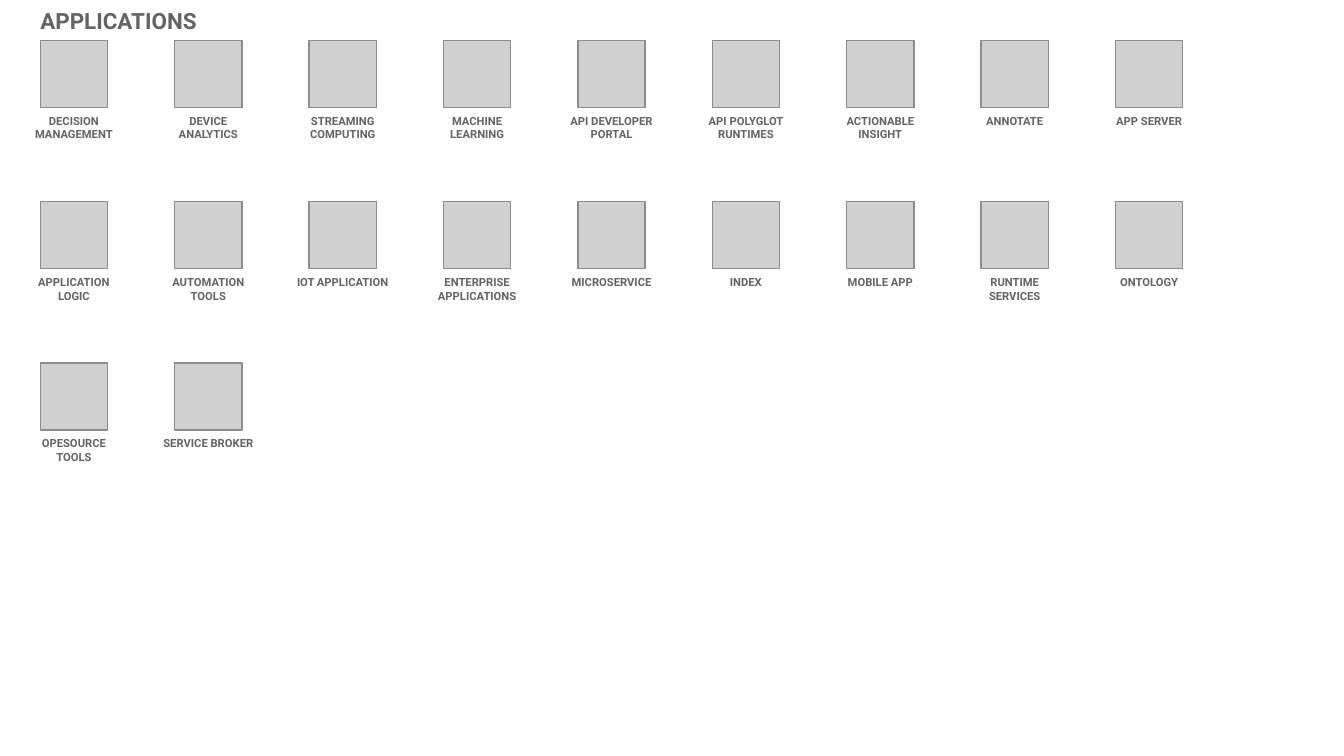
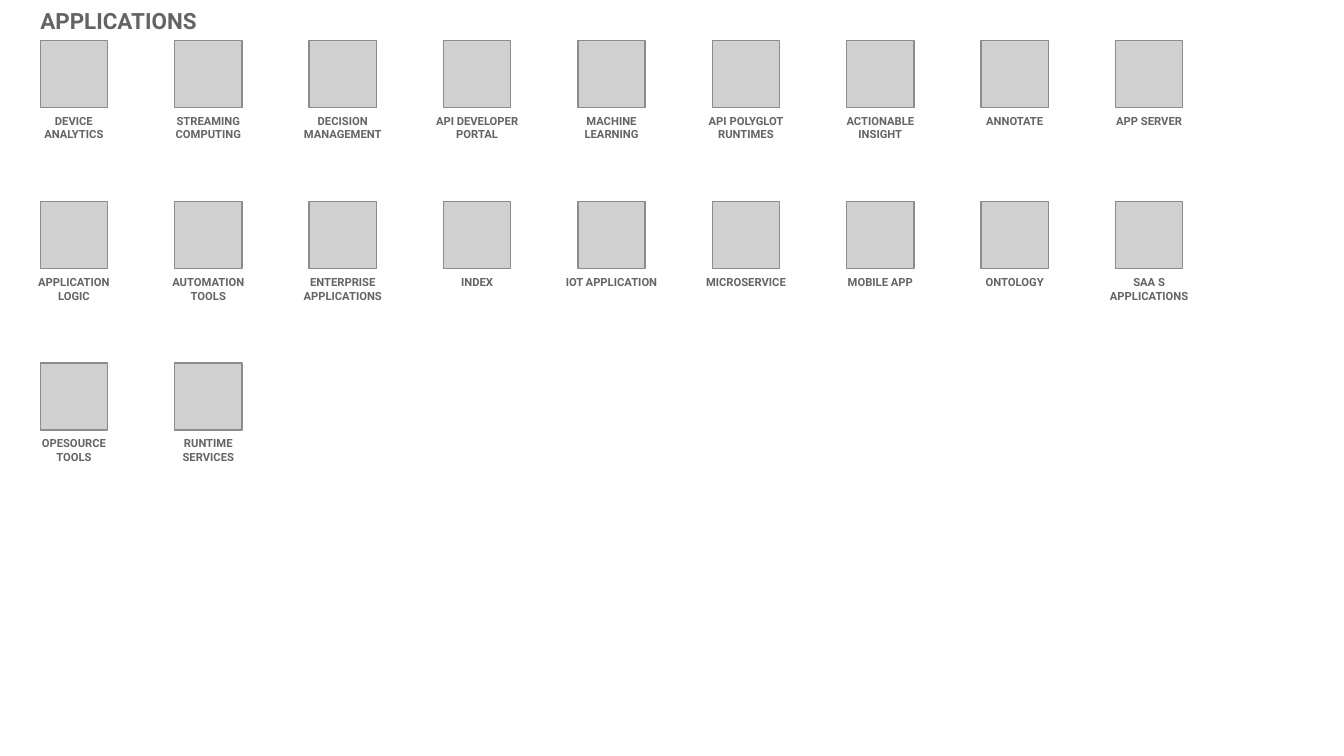
Before and after one commit to l2fprod/myarchitecture, a slide deck: slide 14 of mycatalog-architecture-diagram-template.pptx. Drawn at 1344x756 pixels with LibreOffice and Linux fonts; fonts in the diff are those of the drawing; grey boxes stand for pictures. Boxes give left, top, right and bottom in pixels: in the first picture for what was removed or moved away, otherwise in the second. Text is boxed around its words. In the diff, an @@ line names an element or a change of style, - is before the commit and + after.

```diff
--- a/mycatalog-architecture-diagram-template.pptx
+++ b/mycatalog-architecture-diagram-template.pptx
@@ text "DECISION MANAGEMENT" moved from (x1=35, y1=117, x2=113, y2=138) to (x1=304, y1=117, x2=382, y2=138) @@
@@ text "MACHINE LEARNING" moved from (x1=450, y1=117, x2=504, y2=138) to (x1=585, y1=117, x2=639, y2=138) @@
@@ text "INDEX" moved from (x1=730, y1=278, x2=762, y2=286) to (x1=461, y1=278, x2=493, y2=286) @@
@@ text "IOT APPLICATION" moved from (x1=297, y1=278, x2=388, y2=286) to (x1=566, y1=278, x2=657, y2=286) @@
@@ text "MICROSERVICE" moved from (x1=572, y1=278, x2=652, y2=286) to (x1=706, y1=278, x2=786, y2=286) @@
@@ 5 texts moved together from (x1=179, y1=117, x2=1178, y2=300) to (x1=44, y1=117, x2=1044, y2=300) @@
@@ text removed at (x1=989, y1=278, x2=1040, y2=300) @@
-RUNTIME SERVICES
@@ text added at (x1=1110, y1=278, x2=1188, y2=300), 6 pt, text #646365, bold @@
+SAA S APPLICATIONS
@@ text at (x1=183, y1=439, x2=234, y2=461): text changed @@
-SERVICE BROKER
+RUNTIME SERVICES
```
Also in this commit, not shown: 19 other slides changed.
